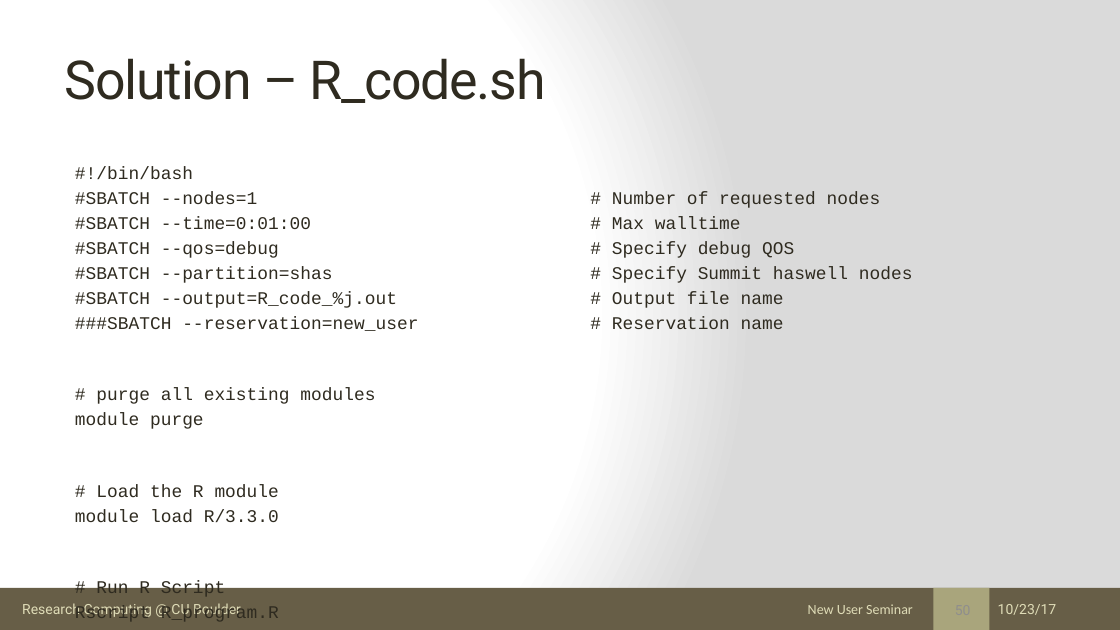
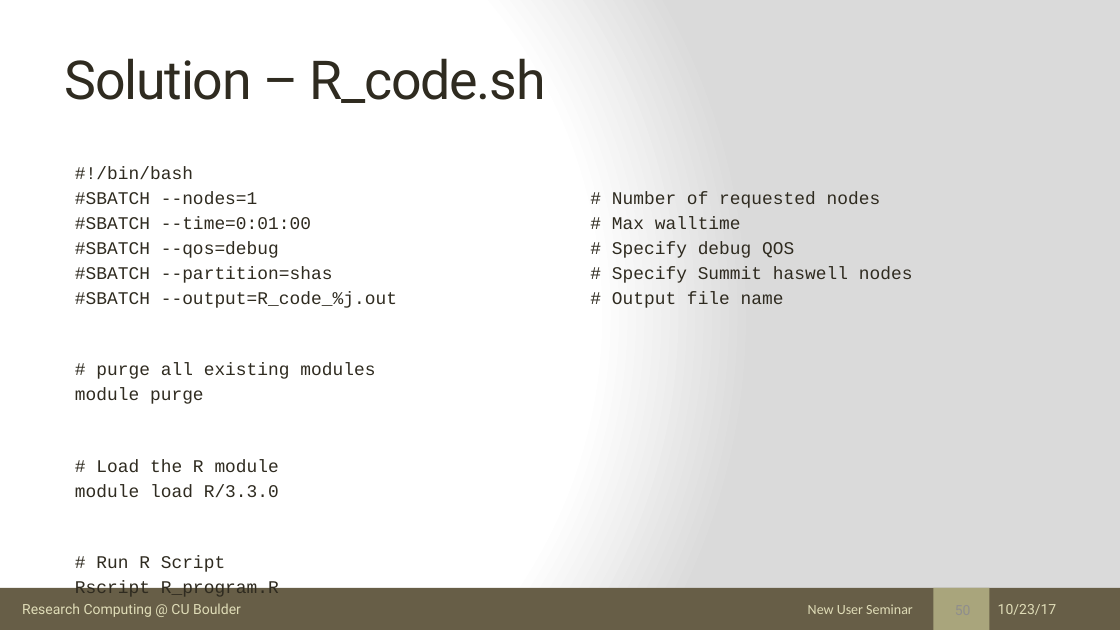
Before and after one commit to ResearchComputing/New_User_Seminar, a slide deck: slide 50 of rc_new_user_seminar_2017.pptx. Drawn at 1120x630 pixels with LibreOffice and Linux fonts; fonts in the diff are those of the drawing. Boxes give left, top, right and bottom in pixels: in the first picture for what was removed or moved away, otherwise in the second. Text is boxed around its words. In the diff, an @@ line names an element or a change of style, - is before the commit and + after.

Commit message:
Updated New User ppt

```diff
--- a/rc_new_user_seminar_2017.pptx
+++ b/rc_new_user_seminar_2017.pptx
@@ text at bbox=[75, 317, 784, 331]: paragraph removed @@
-###SBATCH --reservation=new_user # Reservation name
```
Also in this commit, not shown: 5 other slides changed, 1 other file.
